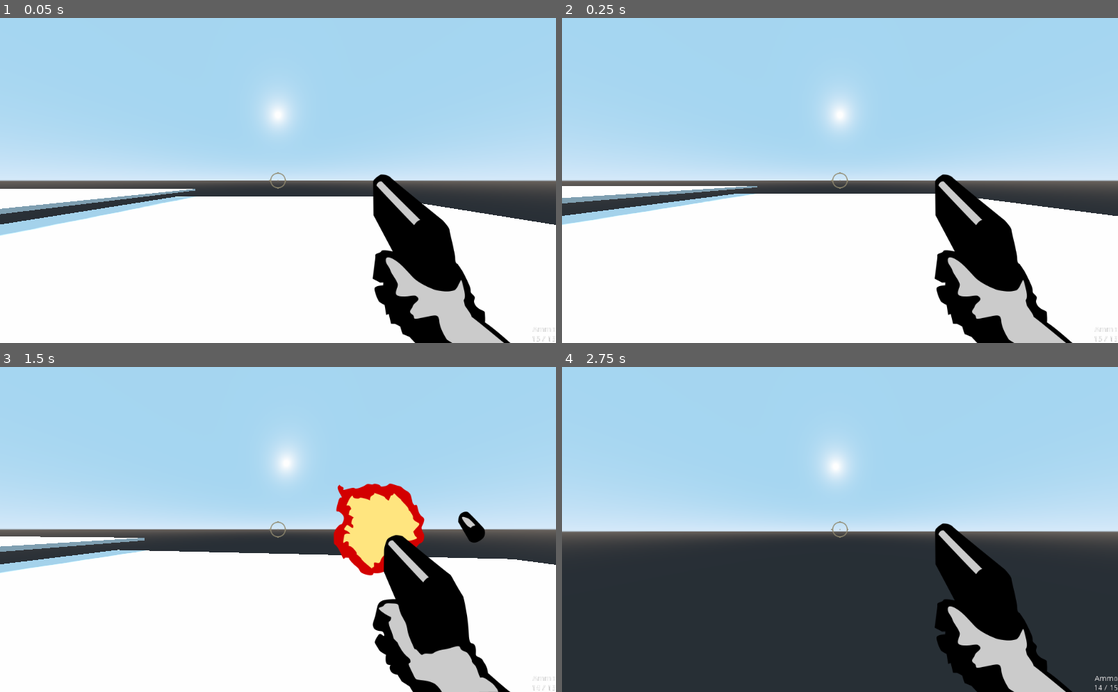
Above: before the commit, frames 1-4 (two rows, left to right).
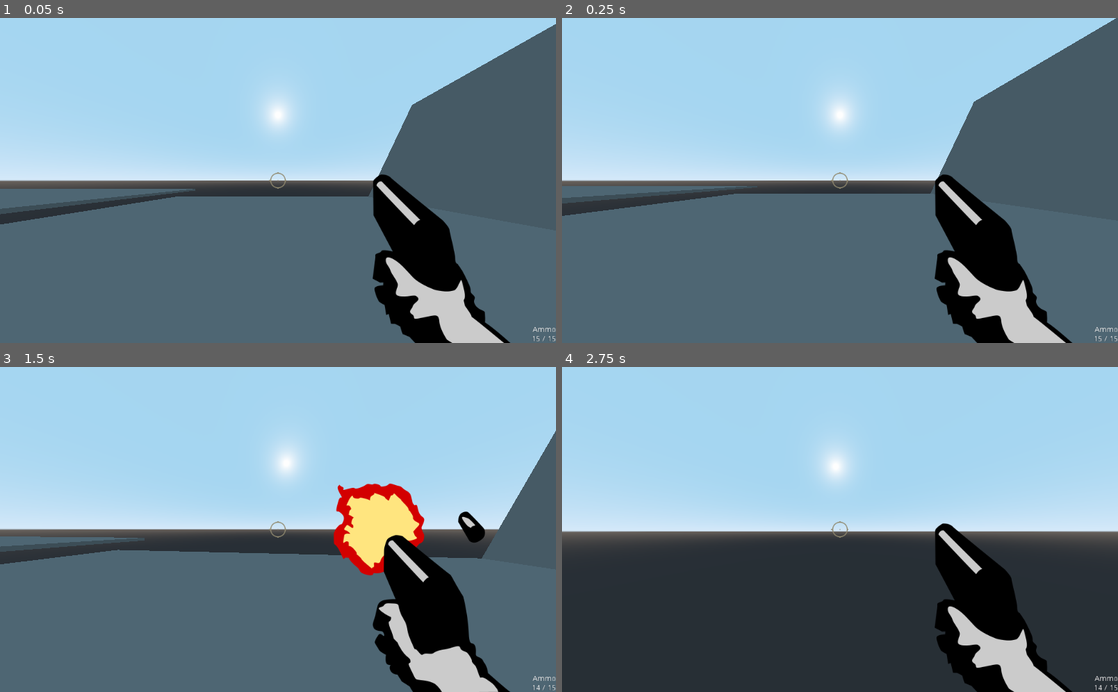
Above: after the commit, the same moments.

Repository: junglerobba/godot-fps-demo
Game: Godot game, scene res://Scenes/World.tscn
Same seed, same stepped clock (60 frames per second), same inputs: the game is played once before the commit and once after it.
Inputs (mouse positions are in pixels of both pictures, inside the frame that each line leads up to):
- Up to frame 1 (0.05 s): no input
- Up to frame 2 (0.25 s): no input
- Up to frame 3 (1.5 s): tap Enter at 0.5 s; move the mouse to (305, 529) at 0.52 s; hold W (move_forward) from 0.53 s (still down); tap E (interact, bound only after the commit) at 0.6 s; tap Space (jump) at 0.77 s; move the mouse to (250, 529) at 1.27 s; click (250, 529) at 1.35 s
- Up to frame 4 (2.75 s): keep holding W (move_forward); tap Space (jump) at 1.52 s; tap E (interact, bound only after the commit) at 1.55, 2.1 s; move the mouse to (851, 523) at 2.02 s

The runs differ from the first frame. In frame 1, 50% of the frame differs, in the area x 0-100%, y 1-100%; in frame 2, 51%, in the area x 0-100%, y 0-100%; in frame 3, 39%; in frame 4, nothing differs.

Commit message:
Add interactable system

Diff:
--- /dev/null
+++ b/Interactable/Interactable.gd
@@ -0,0 +1,9 @@
+extends Node
+
+class_name Interactable
+
+func get_interaction_text() -> String:
+	return "Interact"
+
+func interact() -> void:
+	print("Interacted with %s" % name)
--- /dev/null
+++ b/Interactable/InteractableLightswitch.gd
@@ -0,0 +1,22 @@
+extends Interactable
+
+export var light: NodePath
+export var on_by_default: bool = true
+export var energy_when_on: = 1
+export var energy_when_off: = 0
+
+onready var light_node = get_node(light)
+onready var on: bool = on_by_default
+
+func _ready() -> void:
+	set_light_energy()
+
+func get_interaction_text() -> String:
+	return "Switch light off" if on else "Switch light on"
+
+func interact() -> void:
+	on = !on
+	set_light_energy()
+
+func set_light_energy() -> void:
+	light_node.set_param(Light.PARAM_ENERGY, energy_when_on if on else energy_when_off)
--- /dev/null
+++ b/Player/Interaction.gd
@@ -0,0 +1,33 @@
+extends RayCast
+
+onready var interaction_label: Label = $"../../../HUD/InteractionLabel"
+
+var current_collider: Object
+
+func _ready() -> void:
+	set_interaction_text("")
+
+func _process(_delta: float) -> void:
+	var collider: Object = get_collider()
+
+	if is_colliding() && collider is Interactable:
+		if current_collider != collider:
+			set_interaction_text(collider.get_interaction_text())
+			current_collider = collider
+
+		if Input.is_action_just_pressed("interact"):
+			collider.interact()
+			set_interaction_text(collider.get_interaction_text())
+
+	elif current_collider:
+		current_collider = null
+		set_interaction_text("")
+
+func set_interaction_text(text: String) -> void:
+	if !text:
+		interaction_label.set_text("")
+		interaction_label.set_visible(false)
+		return
+	var interact_key: = OS.get_scancode_string(InputMap.get_action_list("interact")[0].scancode)
+	interaction_label.set_text("Press %s to %s" % [interact_key, text])
+	interaction_label.set_visible(true)
--- a/Player/Player.tscn
+++ b/Player/Player.tscn
@@ -1,9 +1,10 @@
-[gd_scene load_steps=7 format=2]
+[gd_scene load_steps=8 format=2]
 
 [ext_resource path="res://Player/Player.gd" type="Script" id=1]
 [ext_resource path="res://Player/Weapon.gd" type="Script" id=2]
 [ext_resource path="res://Scenes/HUD.tscn" type="PackedScene" id=3]
 [ext_resource path="res://Assets/step01.wav" type="AudioStream" id=4]
+[ext_resource path="res://Player/Interaction.gd" type="Script" id=5]
 
 [sub_resource type="CapsuleShape" id=1]
 radius = 0.75
@@ -25,6 +26,13 @@
 [node name="RayCast" type="RayCast" parent="Head/Camera"]
 enabled = true
 cast_to = Vector3( 0, 0, -100 )
+collision_mask = 5
+
+[node name="InteractionRayCast" type="RayCast" parent="Head/Camera"]
+enabled = true
+cast_to = Vector3( 0, 0, -3 )
+collision_mask = 2
+script = ExtResource( 5 )
 
 [node name="CollisionShape" type="CollisionShape" parent="."]
 transform = Transform( 1, 0, 0, 0, -1.62921e-07, -1, 0, 1, -1.62921e-07, 0, 0, 0 )
--- a/Player/Weapon.gd
+++ b/Player/Weapon.gd
@@ -40,11 +40,14 @@
 func check_collision() -> void:
 	if raycast.is_colliding():
 		var collider: Object = raycast.get_collider()
+		print(collider)
 		if collider.is_in_group("Enemies"):
 			if collider.has_method("hit"):
 				collider.hit(damage)
 			else:
 				collider.queue_free()
+		elif collider is Interactable:
+			collider.interact()
 
 func fire() -> void:
 	animation_player.play("shoot")
--- a/Scenes/HUD.tscn
+++ b/Scenes/HUD.tscn
@@ -75,3 +75,12 @@
 
 [node name="ReloadSound" type="AudioStreamPlayer" parent="."]
 stream = ExtResource( 4 )
+
+[node name="InteractionLabel" type="Label" parent="."]
+anchor_top = 1.0
+anchor_right = 1.0
+anchor_bottom = 1.0
+margin_top = -134.0
+text = "Press E to interact"
+align = 1
+valign = 1
--- a/Scenes/World.tscn
+++ b/Scenes/World.tscn
@@ -1,12 +1,17 @@
-[gd_scene load_steps=7 format=2]
+[gd_scene load_steps=10 format=2]
 
 [ext_resource path="res://Player/Player.tscn" type="PackedScene" id=1]
 [ext_resource path="res://Enemies/Zombie.tscn" type="PackedScene" id=2]
+[ext_resource path="res://Interactable/InteractableLightswitch.gd" type="Script" id=3]
+[ext_resource path="res://default_env.tres" type="Environment" id=4]
 
 [sub_resource type="CubeMesh" id=1]
 
 [sub_resource type="ConcavePolygonShape" id=2]
 data = PoolVector3Array( -1, 1, 1, 1, 1, 1, -1, -1, 1, 1, 1, 1, 1, -1, 1, -1, -1, 1, 1, 1, -1, -1, 1, -1, 1, -1, -1, -1 …(284 unchanged characters)…
+
+[sub_resource type="SpatialMaterial" id=5]
+albedo_color = Color( 1, 0, 0, 1 )
 
 [sub_resource type="SphereShape" id=3]
 
@@ -25,6 +30,31 @@
 [node name="StaticBody" type="StaticBody" parent="Ground"]
 
 [node name="CollisionShape" type="CollisionShape" parent="Ground/StaticBody"]
+shape = SubResource( 2 )
+
+[node name="Ground3" type="MeshInstance" parent="."]
+transform = Transform( 7.62244, -0.12677, 0, 16.0485, 0.0602109, 0, 0, 0, 15.5212, 15.7951, 0, -0.796016 )
+mesh = SubResource( 1 )
+material/0 = null
+
+[node name="StaticBody" type="StaticBody" parent="Ground3"]
+
+[node name="CollisionShape" type="CollisionShape" parent="Ground3/StaticBody"]
+shape = SubResource( 2 )
+
+[node name="LightSwitch" type="MeshInstance" parent="."]
+transform = Transform( -0.0533817, -0.998574, 0, 0.998574, -0.0533817, 0, 0, 0, 1, 17.1827, 2.20208, -0.796016 )
+mesh = SubResource( 1 )
+material/0 = SubResource( 5 )
+
+[node name="StaticBody" type="StaticBody" parent="LightSwitch"]
+collision_layer = 6
+script = ExtResource( 3 )
+light = NodePath("../../SpotLight")
+on_by_default = false
+energy_when_on = 100
+
+[node name="CollisionShape" type="CollisionShape" parent="LightSwitch/StaticBody"]
 shape = SubResource( 2 )
 
 [node name="Ground2" type="MeshInstance" parent="."]
@@ -87,6 +117,12 @@
 [node name="Zombie3" parent="." instance=ExtResource( 2 )]
 transform = Transform( 1, 0, 0, 0, 1, 0, 0, 0, 1, -25.5746, 11.5661, -4.66933 )
 
-[node name="DirectionalLight" type="DirectionalLight" parent="."]
-transform = Transform( 0.636542, 0.744681, -0.200659, -0.0050929, 0.26423, 0.964446, 0.771225, -0.612889, 0.171986, -2.97764, 13.261, 3.5542 )
+[node name="WorldEnvironment" type="WorldEnvironment" parent="."]
+environment = ExtResource( 4 )
+
+[node name="SpotLight" type="SpotLight" parent="."]
+transform = Transform( -0.171155, -0.877241, 0.448501, 0, 0.455219, 0.89038, -0.985244, 0.152393, -0.0779131, 16.4746, 10.1361, -2.01007 )
+light_energy = 1.48
 shadow_enabled = true
+spot_range = 16.2
+spot_angle = 77.7
--- a/default_env.tres
+++ b/default_env.tres
@@ -5,3 +5,4 @@
 [resource]
 background_mode = 2
 background_sky = SubResource( 1 )
+ambient_light_energy = 0.2
--- a/project.godot
+++ b/project.godot
@@ -9,6 +9,11 @@
 config_version=4
 
 _global_script_classes=[ {
+"base": "Node",
+"class": "Interactable",
+"language": "GDScript",
+"path": "res://Interactable/Interactable.gd"
+}, {
 "base": "KinematicBody",
 "class": "Player",
 "language": "GDScript",
@@ -20,6 +25,7 @@
 "path": "res://Player/Weapon.gd"
 } ]
 _global_script_class_icons={
+"Interactable": "",
 "Player": "",
 "Weapon": ""
 }
@@ -67,6 +73,11 @@
 "events": [ Object(InputEventKey,"resource_local_to_scene":false,"resource_name":"","device":0,"alt":false,"shift":false,"control":false,"meta":false,"command":false,"pressed":false,"scancode":82,"unicode":0,"echo":false,"script":null)
  ]
 }
+interact={
+"deadzone": 0.5,
+"events": [ Object(InputEventKey,"resource_local_to_scene":false,"resource_name":"","device":0,"alt":false,"shift":false,"control":false,"meta":false,"command":false,"pressed":false,"scancode":69,"unicode":0,"echo":false,"script":null)
+ ]
+}
 
 [rendering]
 
